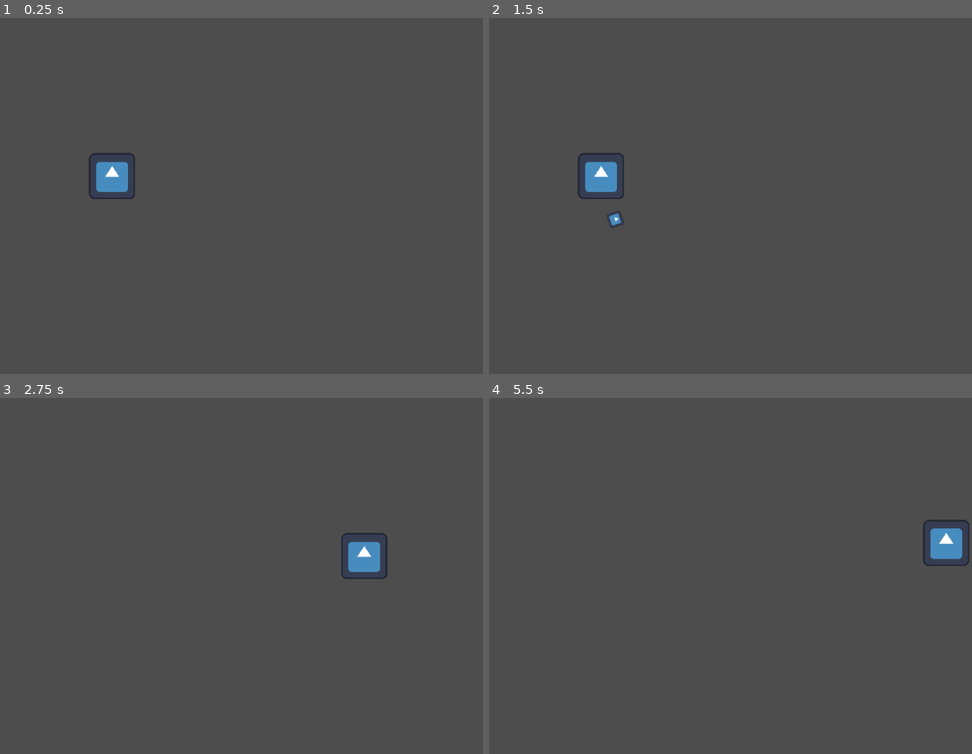
Above: before the commit, frames 1-4 (two rows, left to right).
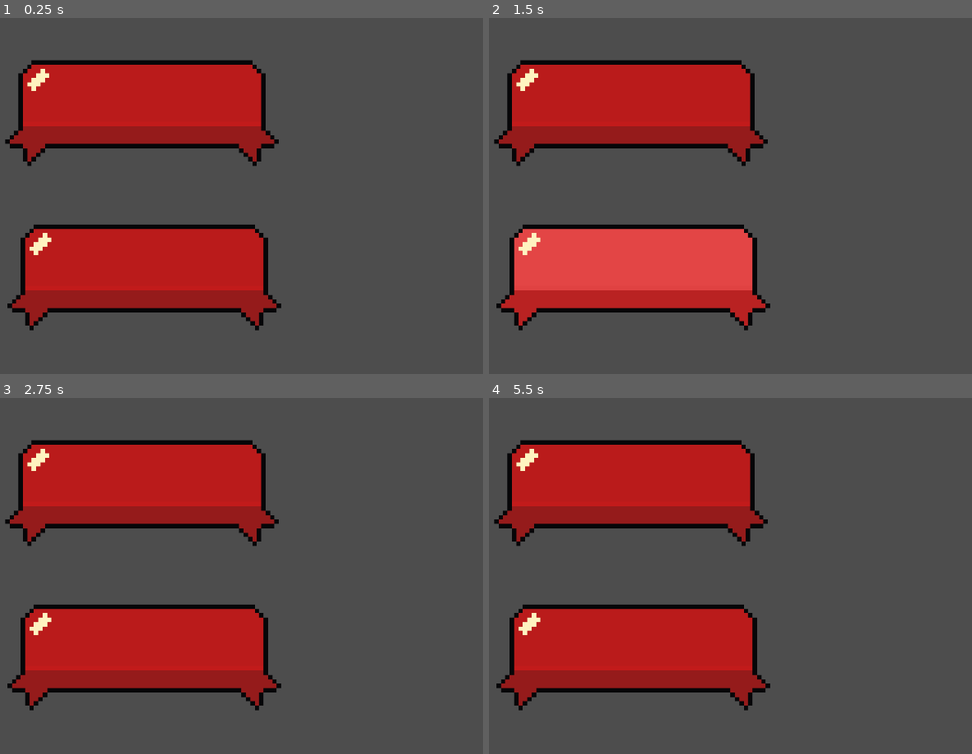
Above: after the commit, the same moments.

Repository: quapin/mattjam
Game: Godot game, scene res://src/UI/mainMenu.tscn
The game is run twice, just before and just after one commit, with the same random seed, the same clock (stepped at 60 frames per second) and the same inputs. Before the commit the project starts from res://src/characters/player.tscn. The engine's default icon, where the game draws it, is replaced by a stand-in: a white triangle on a blue panel in a dark square.
Inputs (mouse positions are in pixels of both pictures, inside the frame that each line leads up to):
- Up to frame 1 (0.25 s): no input
- Up to frame 2 (1.5 s): click (629, 110) at 0.52 s; click (633, 274) at 1.27 s
- Up to frame 3 (2.75 s): move the mouse to (299, 551) at 2.02 s; hold D (right) from 2.03 s (still down); tap Space (dash) at 2.1 s
- Up to frame 4 (5.5 s): move the mouse to (513, 586) at 2.77 s; release D (right) at 2.78 s; hold S (down) 2.78-3.53 s; click (513, 586) at 2.85 s; move the mouse to (711, 490) at 3.52 s; hold D (right) 3.53-4.28 s; tap Space (dash) at 3.6, 5, 5.1 s; tap Enter at 4.25 s; move the mouse to (609, 643) at 4.27 s; hold W (up) 4.28-5.03 s; click (609, 643) at 4.35 s; move the mouse to (841, 625) at 5.02 s; hold A (left) from 5.03 s (still down)

The runs differ from the first frame. In frame 1, 27% of the frame differs, in the area x 1-59%, y 11-88%; in frame 2, 27%; in frame 3, 27%; in frame 4, 27%.

Commit message:
Main Menu WIP

Diff:
--- a/project.godot
+++ b/project.godot
@@ -11,7 +11,7 @@
 [application]
 
 config/name="Mattjam"
-run/main_scene="res://src/characters/player.tscn"
+run/main_scene="res://src/UI/mainMenu.tscn"
 config/features=PackedStringArray("4.2", "Forward Plus")
 config/icon="res://icon.svg"
 
--- /dev/null
+++ b/src/UI/mainMenu.tscn
@@ -0,0 +1,37 @@
+[gd_scene load_steps=5 format=3 uid="uid://b2p166oadhenp"]
+
+[ext_resource type="Script" path="res://src/scripts/mainMenu.gd" id="1_d45ex"]
+[ext_resource type="Texture2D" uid="uid://dn404uls3p4bp" path="res://assets/buttons/button64x25.png" id="2_tq75a"]
+[ext_resource type="Texture2D" uid="uid://cdj6wik3f0rgk" path="res://assets/buttons/buttonPressed.png" id="3_eo1j6"]
+[ext_resource type="Texture2D" uid="uid://b2hrlk2ir5e3g" path="res://assets/buttons/buttonHover.png" id="4_tmd1t"]
+
+[node name="Main Menu" type="Control"]
+layout_mode = 3
+anchors_preset = 15
+anchor_right = 1.0
+anchor_bottom = 1.0
+grow_horizontal = 2
+grow_vertical = 2
+script = ExtResource("1_d45ex")
+
+[node name="TextureButton" type="TextureButton" parent="."]
+layout_mode = 0
+offset_left = 304.0
+offset_top = 88.0
+offset_right = 801.0
+offset_bottom = 282.0
+texture_normal = ExtResource("2_tq75a")
+texture_pressed = ExtResource("3_eo1j6")
+texture_hover = ExtResource("4_tmd1t")
+stretch_mode = 0
+
+[node name="TextureButton2" type="TextureButton" parent="."]
+layout_mode = 0
+offset_left = 308.0
+offset_top = 377.0
+offset_right = 805.0
+offset_bottom = 571.0
+texture_normal = ExtResource("2_tq75a")
+texture_pressed = ExtResource("3_eo1j6")
+texture_hover = ExtResource("4_tmd1t")
+stretch_mode = 0
--- /dev/null
+++ b/src/scripts/mainMenu.gd
@@ -0,0 +1,14 @@
+extends Control
+
+
+
+
+
+func _on_start_button_button_up():
+	get_tree().change_scene_to_file("res://levels/test level.tscn")
+
+
+
+
+func _on_quit_button_button_up():
+	get_tree().quit()
--- a/src/scripts/player.gd
+++ b/src/scripts/player.gd
@@ -1,7 +1,7 @@
 extends CharacterBody2D
 
 # Player Variables
-@export var move_speed = 400  # speed in pixels/sec
+@export var move_speed = 200 # speed in pixels/sec
 @export var dash_speed = 1800
 @export var dash_duration = 0.1
 
Binary file added: assets/buttons/button64x25.png
Not shown, added: assets/buttons/button64x25.png.import
Binary file added: assets/buttons/buttonHover.png
Not shown, added: assets/buttons/buttonHover.png.import
Binary file added: assets/buttons/buttonPressed.png
Not shown, added: assets/buttons/buttonPressed.png.import
